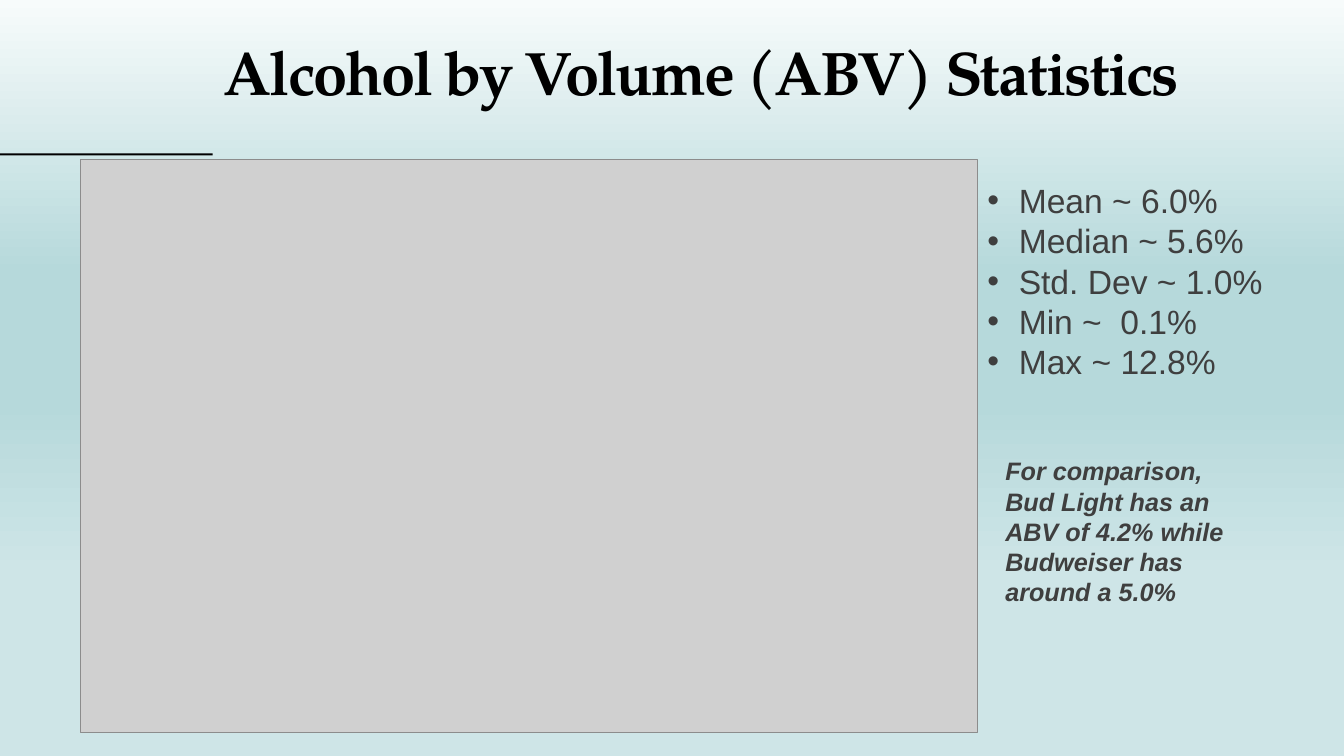
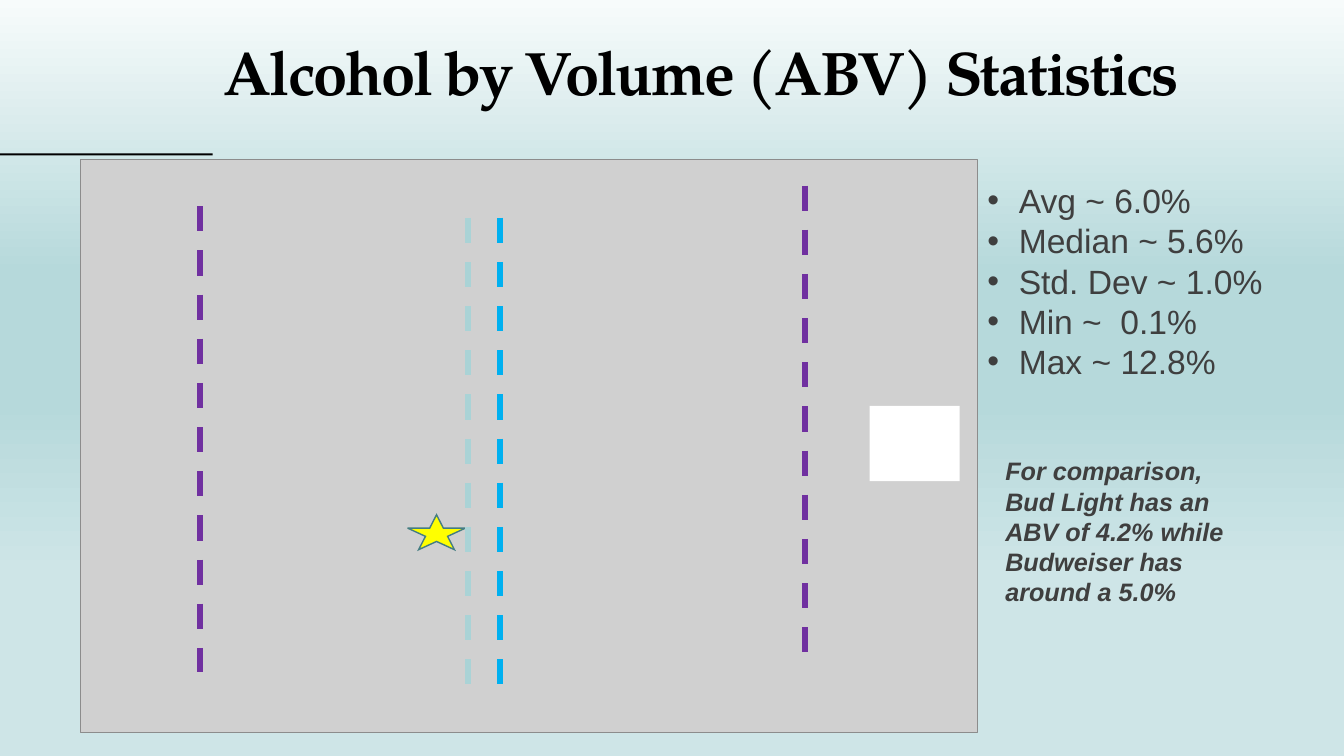
Before and after one commit to NickSager/MSDS_6306_Project1, a slide deck: slide 6 of Group4_CaseStudy1.pptx (slide 7 before the commit). Drawn at 1344x756 pixels with LibreOffice and Linux fonts; fonts in the diff are those of the drawing; grey boxes stand for pictures. Boxes give left, top, right and bottom in pixels: in the first picture for what was removed or moved away, otherwise in the second. Text is boxed around its words. In the diff, an @@ line names an element or a change of style, - is before the commit and + after.

```diff
--- a/Group4_CaseStudy1.pptx
+++ b/Group4_CaseStudy1.pptx
@@ line added from (200, 207) to (200, 673), #7030A0 4.5 pt dashed @@
@@ line added from (805, 186) to (805, 652), #7030A0 4.5 pt dashed @@
@@ text at (1019,189,1191,220): text changed @@
-• Mean ~ 6.0%
+• Avg ~ 6.0%
@@ line added from (468, 218) to (468, 685), #AAD3D6 4.5 pt dashed @@
@@ line added from (500, 218) to (500, 685), #00B0F0 4.5 pt dashed @@
@@ rectangle added at (870,406,960,482), fill #FFFFFF @@
@@ star added at (407,515,466,551), fill #FFFF00, outline #457E82 1 pt @@
```
Also in this commit, not shown: 8 other slides changed.
